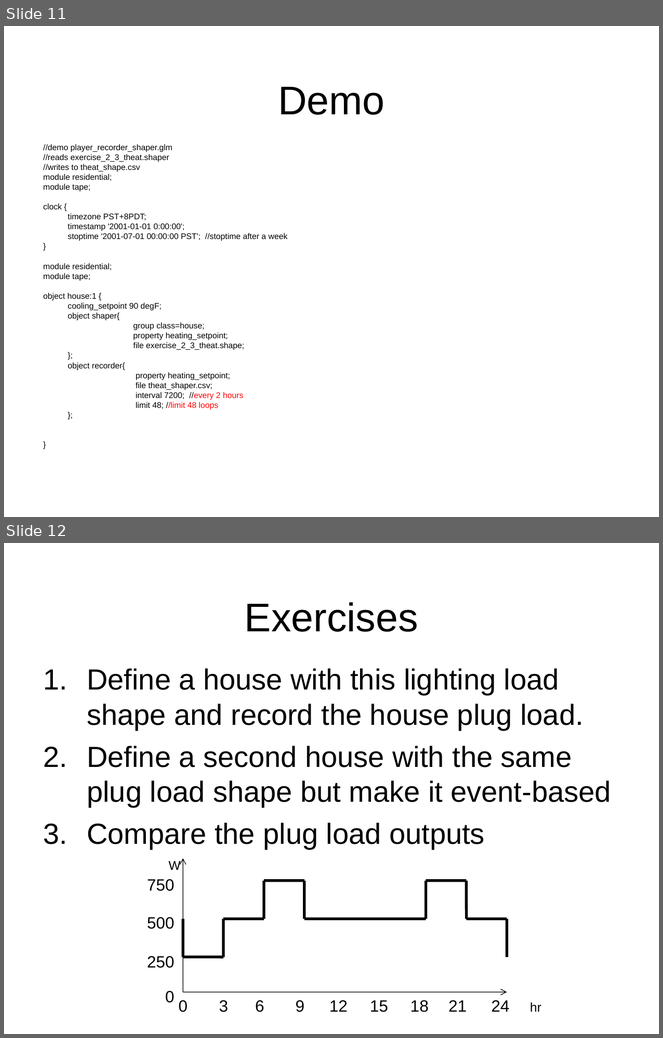
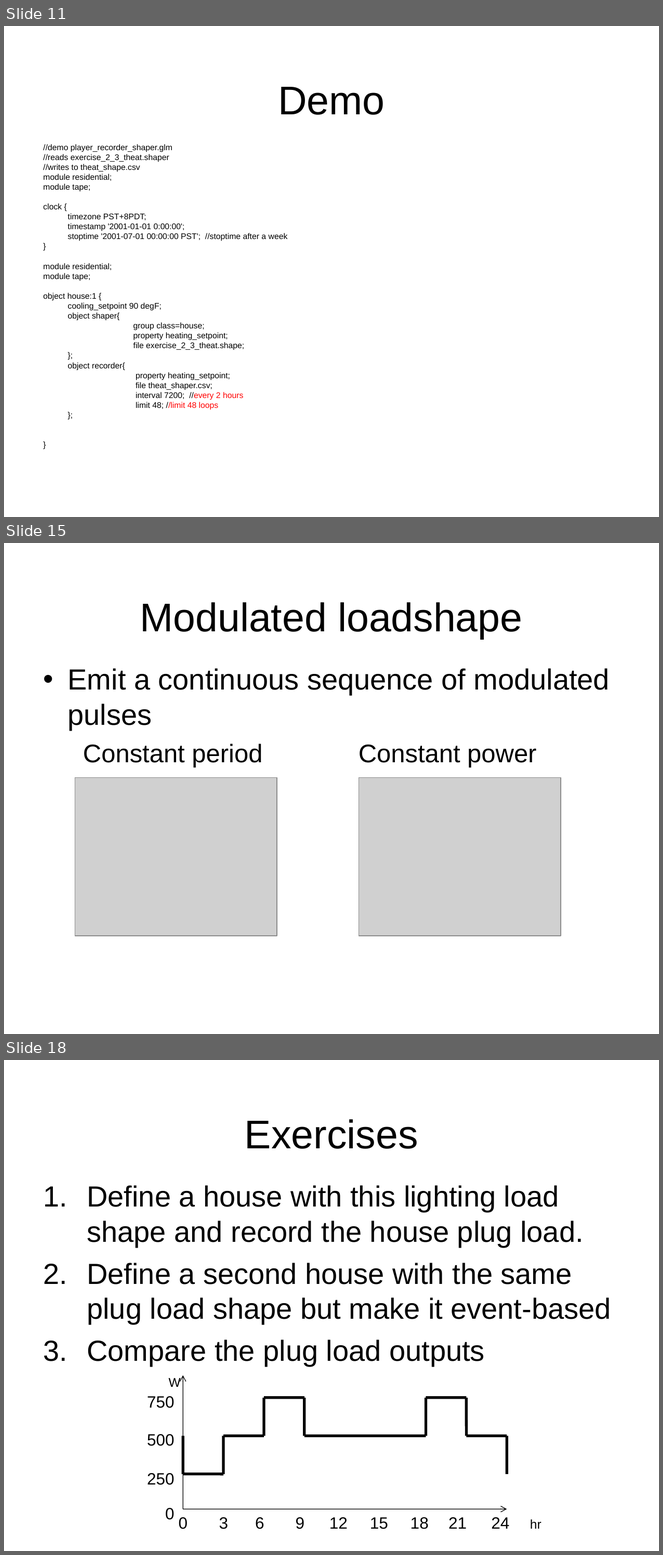
Before and after one commit to gridlab-d/course, a slide deck: 2.3 - Shapers.pps. Shown one above the other, each under a label of ours: slides 11 and 12 before the commit, slides 11, 15 and 18 after it; the slides between them are not shown. The pictures are 663x1038 and 663x1555 pixels, drawn with LibreOffice and Linux fonts; fonts in the diff are those of the drawing; grey boxes stand for pictures; background and template pictures are left out. Boxes give left, top, right and bottom in pixels: in the first picture for what was removed or moved away, otherwise in the second. Text is boxed around its words. In the diff, an @@ line names an element or a change of style, - is before the commit and + after.

Commit message:
Chitra - added loadshapes and enduse

```diff
--- a/2.3 - Shapers.pps
+++ b/2.3 - Shapers.pps
@@ slide 15 added at (4, 543, 659, 1034), background picture (left out) @@
@@ title added at (140, 602, 522, 639), 44 pt, text #000000 @@
+Modulated loadshape
@@ text added at (68, 668, 610, 768), 32 pt, text #000000 @@
+• Emit a continuous sequence of modulated pulses
+  Constant period Constant power
@@ picture added at (75, 778, 276, 936) @@
@@ picture added at (359, 778, 561, 936) @@
@@ what was slide 12 is now slide 18 @@
```
Also in this commit, not shown: 1 slide changed, 5 other slides added.
